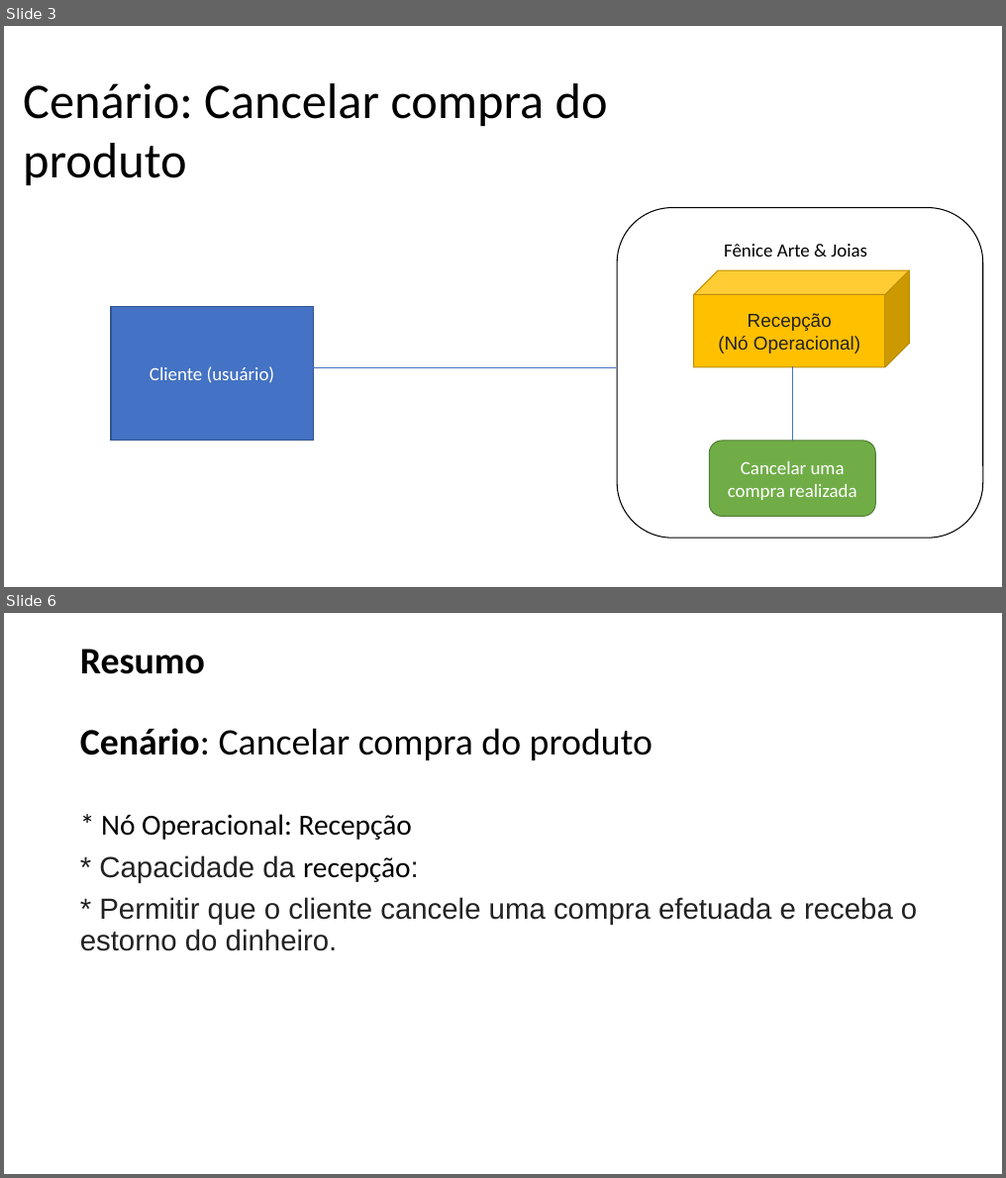
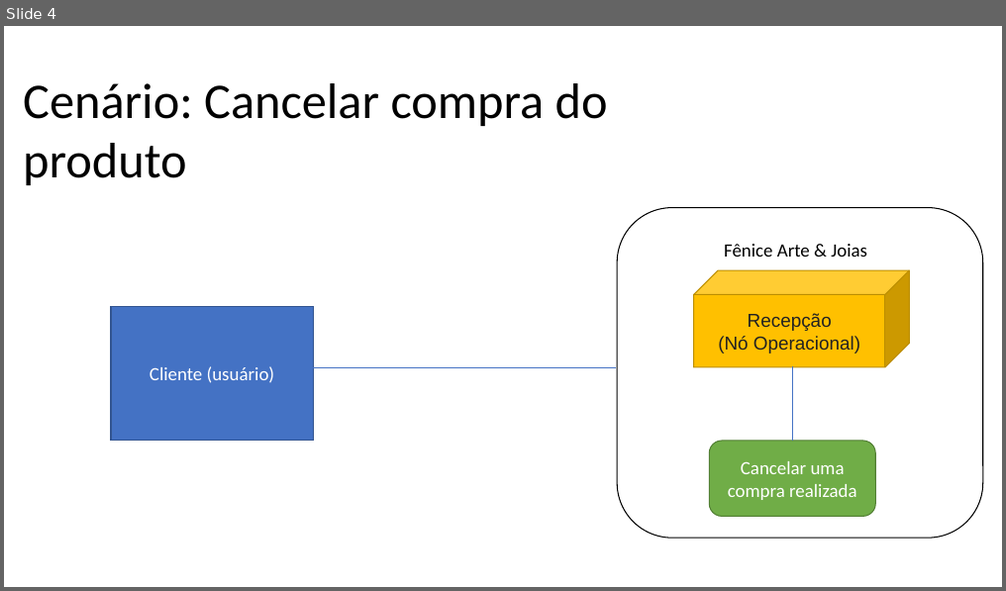
Before and after one commit to brendonimpacta/OPE_RequestSolved, a slide deck: 15. Arquitetura de Negócio para cada Cenário.pptx. Shown one above the other, each under a label of ours: slides 3 and 6 before the commit, slide 4 after it; the slides between them are not shown. The pictures are 1006x1178 and 1006x591 pixels, drawn with LibreOffice and Linux fonts; fonts in the diff are those of the drawing. Boxes give left, top, right and bottom in pixels: in the first picture for what was removed or moved away, otherwise in the second. Text is boxed around its words. In the diff, an @@ line names an element or a change of style, - is before the commit and + after.

```diff
--- a/15. Arquitetura de Negócio para cada Cenário.pptx
+++ b/15. Arquitetura de Negócio para cada Cenário.pptx
@@ slide 6 removed at <box>4,613,1002,1174</box>, background #FFFFFF @@
@@ title removed at <box>80,649,652,761</box> @@
-Resumo
-Cenário: Cancelar compra do produto
@@ text removed at <box>80,814,917,952</box> @@
-* Nó Operacional: Recepção
-* Capacidade da recepção:
-* Permitir que o cliente cancele uma compra efetuada e receba o estorno do dinheiro.
@@ what was slide 3 is now slide 4 @@
```
Also in this commit, not shown: 3 slides changed, 2 other slides removed.
